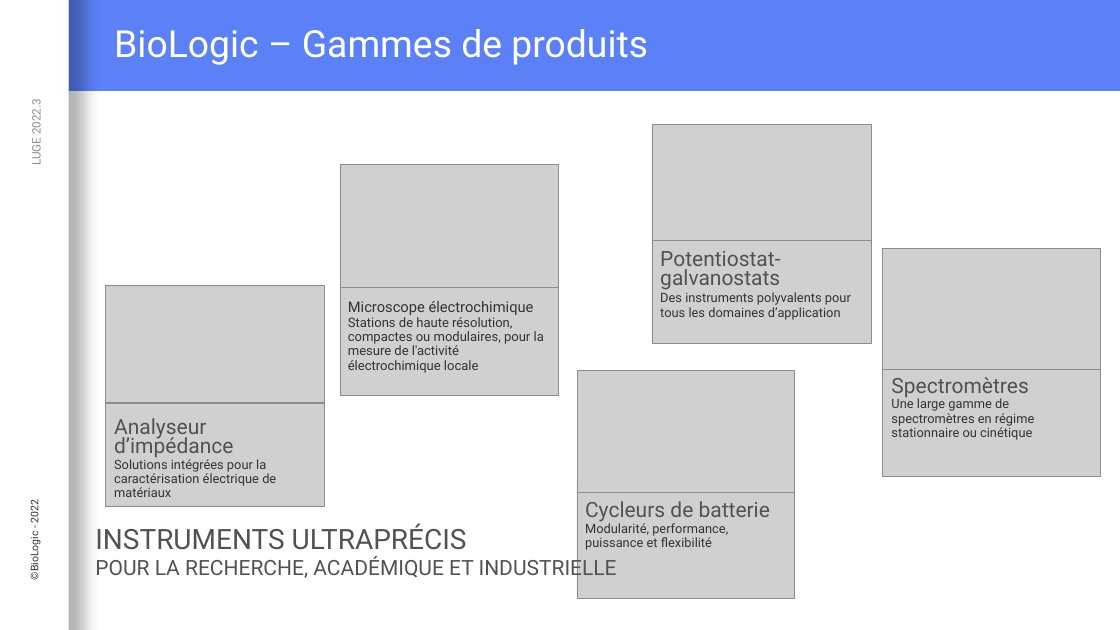
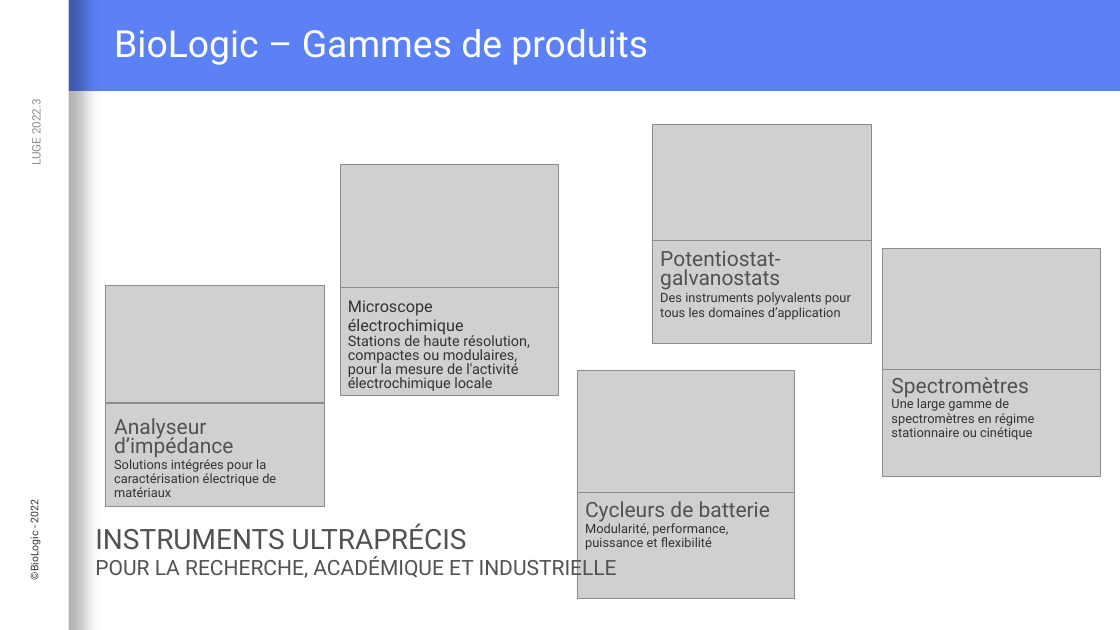
Before and after one commit to Loysse/PostLVUserEvent_Demo, a slide deck: slide 4 of Interaction événementielle entre du code C et LabVIEW.pptx. Drawn at 1120x630 pixels with LibreOffice and Linux fonts; fonts in the diff are those of the drawing; grey boxes stand for pictures; background and template pictures are left out. Boxes give left, top, right and bottom in pixels: in the first picture for what was removed or moved away, otherwise in the second. Text is boxed around its words. In the diff, an @@ line names an element or a change of style, - is before the commit and + after.

```diff
--- a/Interaction événementielle entre du code C et LabVIEW.pptx
+++ b/Interaction événementielle entre du code C et LabVIEW.pptx
@@ text "Microscope électrochimique" at [348,300,530,391]: size 12.6 to 13.9 pt in "Microscope électrochimique"; size 11.2 to 12.4 pt in "Stations de haute résolution, compactes ou modulaires, ..." @@
```
Also in this commit, not shown: 4 other slides changed.
